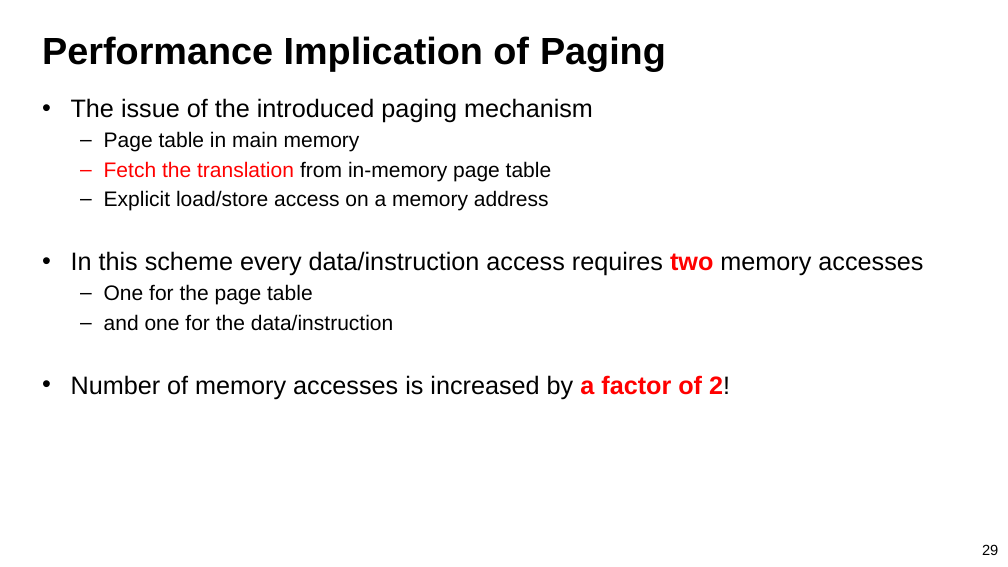
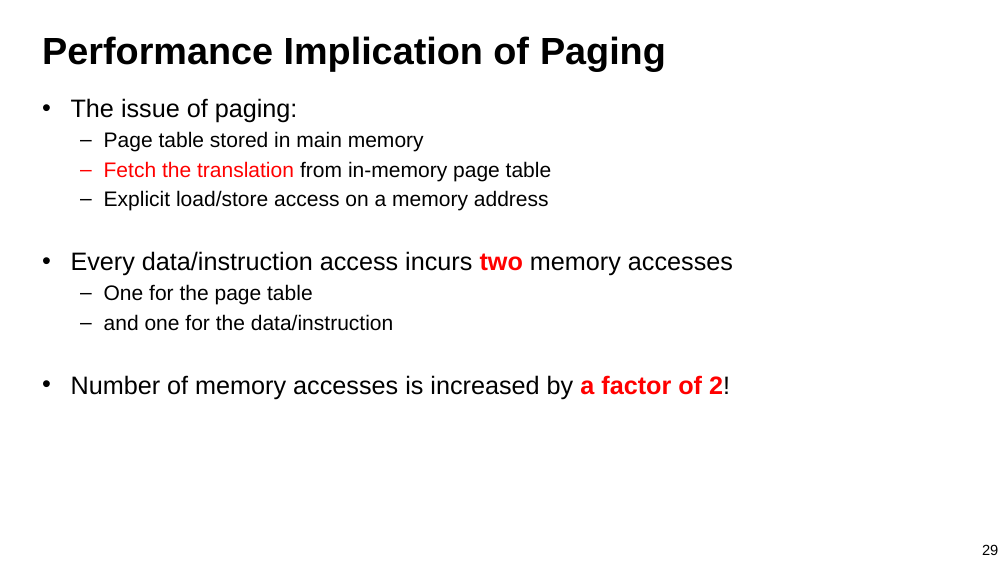
Before and after one commit to guhofstra/CSC256Fa25, a slide deck: slide 29 of PPTs/L7-Virtual Memory.pptx. Drawn at 1008x567 pixels with LibreOffice and Linux fonts; fonts in the diff are those of the drawing. Boxes give left, top, right and bottom in pixels: in the first picture for what was removed or moved away, otherwise in the second. Text is boxed around its words. In the diff, an @@ line names an element or a change of style, - is before the commit and + after.

```diff
--- a/PPTs/L7-Virtual Memory.pptx
+++ b/PPTs/L7-Virtual Memory.pptx
@@ text at [71,98,424,152]: text changed; size 24 to 20 pt @@
-• The issue of the introduced paging mechanism
-  – Page table in main memory
+• The issue of paging:
+  – Page table stored in main memory
@@ text at [71,251,733,276]: text changed @@
-• In this scheme every data/instruction access requires two memory accesses
+• Every data/instruction access incurs two memory accesses
```
Also in this commit, not shown: 27 other slides changed, 6 slides added, 3 slides removed, 35 other files.
